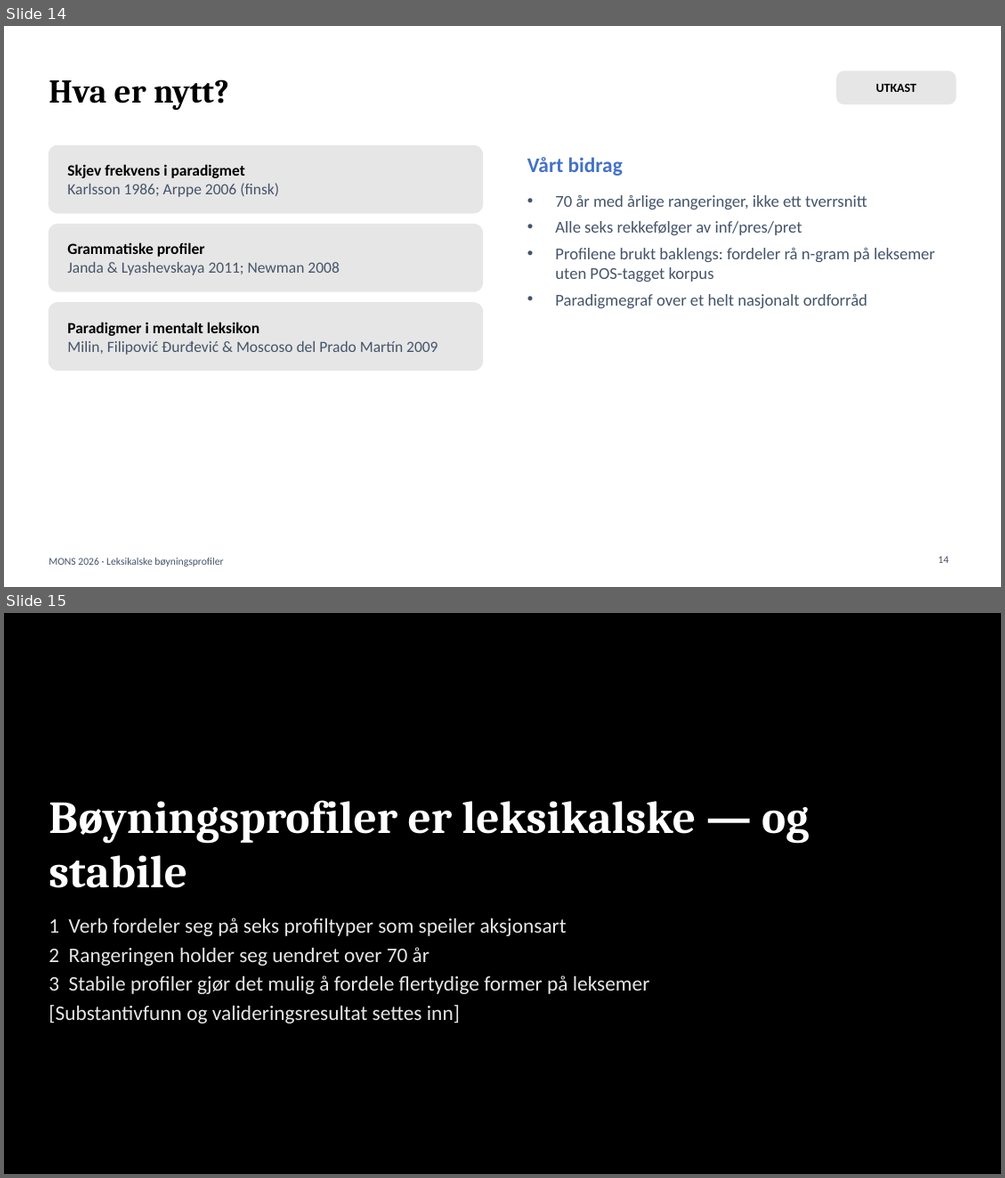
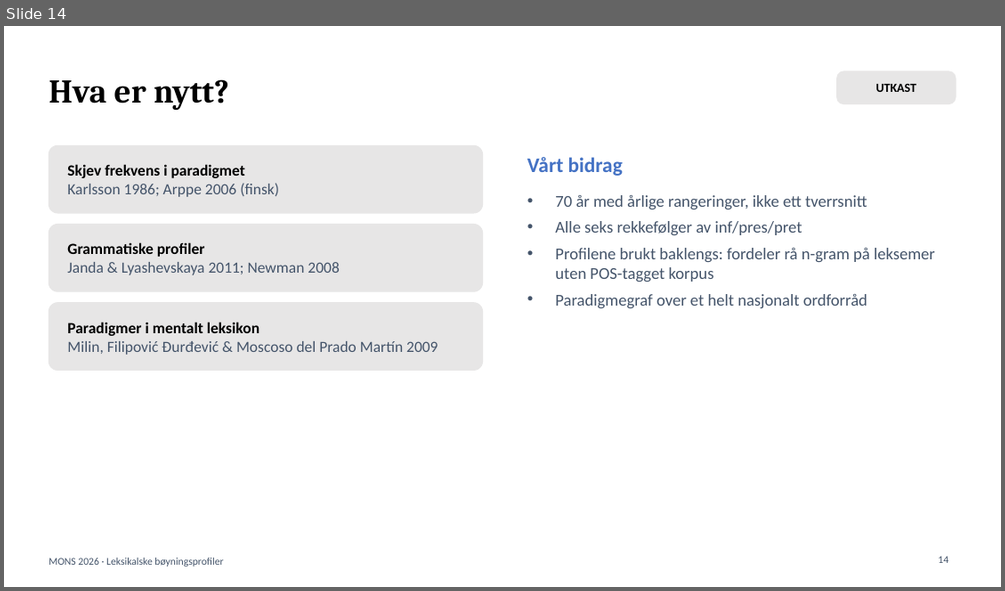
Before and after one commit to Yoonsen/B-yning, a slide deck: tekst/mons_presentasjon.pptx. Shown one above the other, each under a label of ours: slides 14 and 15 before the commit, slide 14 after it. The pictures are 1005x1178 and 1005x591 pixels, drawn with LibreOffice and Linux fonts; fonts in the diff are those of the drawing. Boxes give left, top, right and bottom in pixels: in the first picture for what was removed or moved away, otherwise in the second. Text is boxed around its words. In the diff, an @@ line names an element or a change of style, - is before the commit and + after.

```diff
--- a/tekst/mons_presentasjon.pptx
+++ b/tekst/mons_presentasjon.pptx
@@ slide 15 removed at [4, 613, 1001, 1174], background #000000 @@
@@ title removed at [48, 800, 809, 888] @@
-Bøyningsprofiler er leksikalske — og stabile
@@ text removed at [48, 917, 650, 1023] @@
-1 Verb fordeler seg på seks profiltyper som speiler aksjonsart
-2 Rangeringen holder seg uendret over 70 år
-3 Stabile profiler gjør det mulig å fordele flertydige former på leksemer
-[Substantivfunn og valideringsresultat settes inn]
```
Also in this commit, not shown: 1 slide added, 3 other files.
